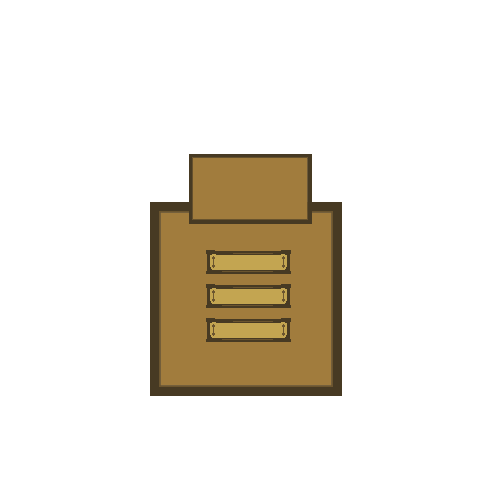
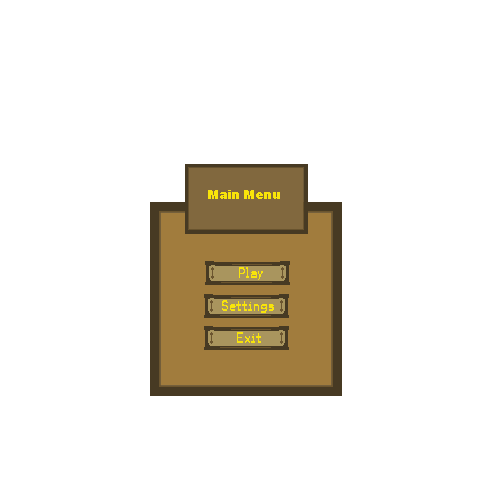
Comparing the layer stacks of the two 500x500 images. Changes:
painted on "IdentidadeMenu" over [185, 154, 312, 234]
renamed "botoesMenuSettings" to "botaoMenuSettings", painted on it over [204, 284, 291, 318]
renamed "botoesMenu" to "botaoMenuPlay", painted on it over [205, 250, 291, 285]
renamed "botoesMenuExit" to "botaoMenuExit", moved it above "BackgroundMenu", painted on it over [204, 318, 291, 350]
